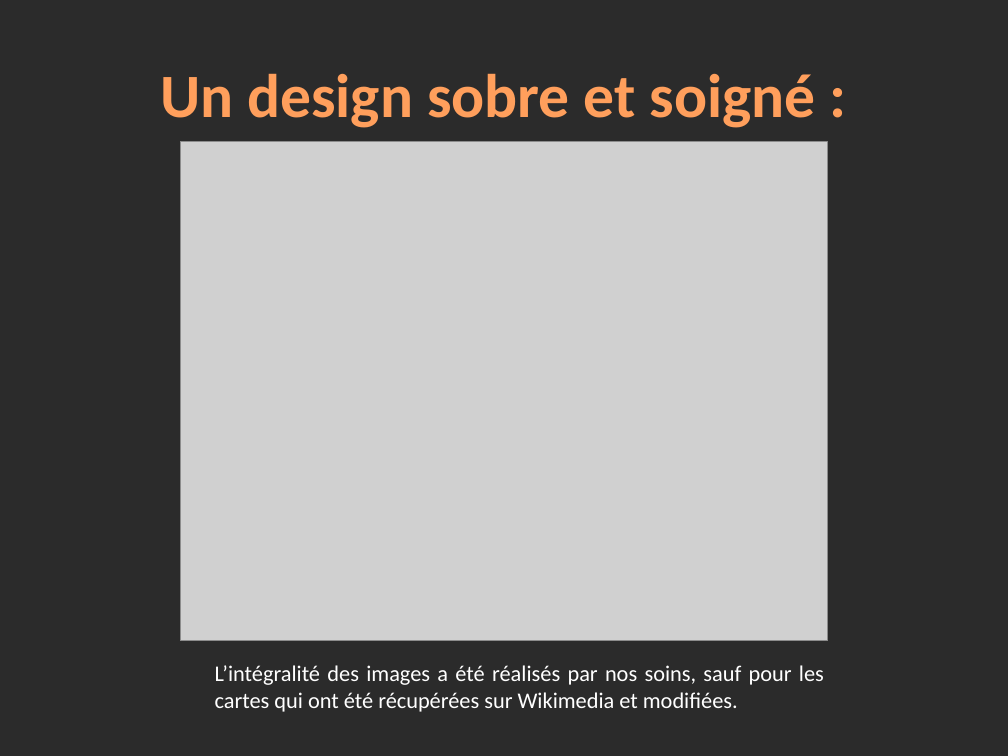
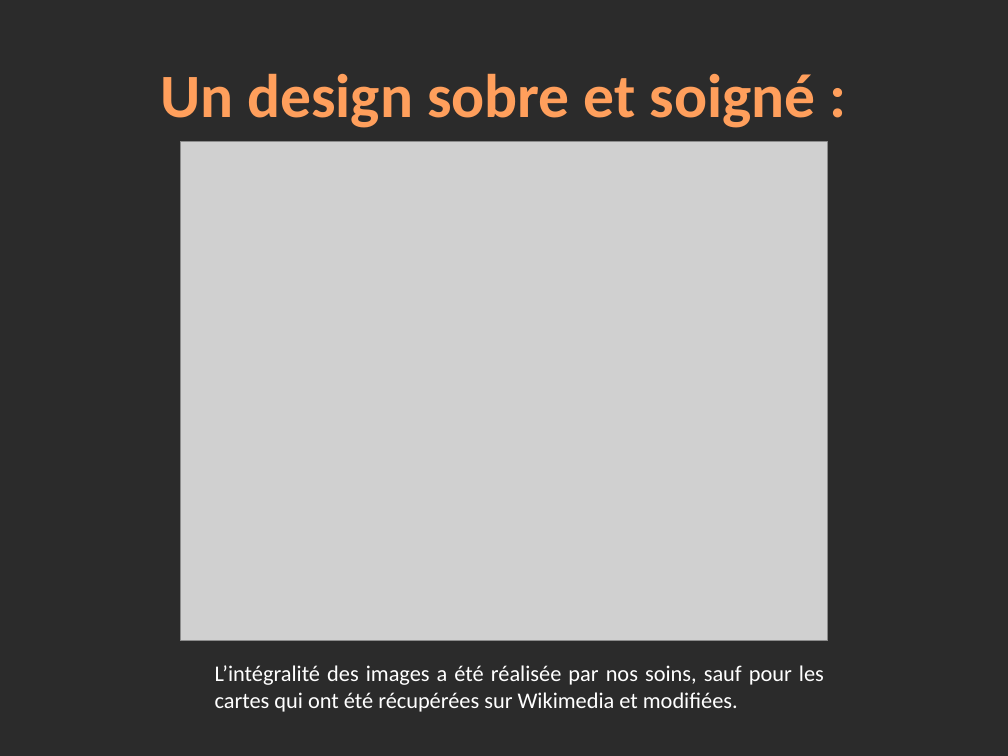
Before and after one commit to winbill/lifesevenpoker, a slide deck: slide 17 of Annexes/Presentation.pptx (slide 18 before the commit). Drawn at 1008x756 pixels with LibreOffice and Linux fonts; fonts in the diff are those of the drawing; grey boxes stand for pictures; background and template pictures are left out; a plain dark background stands for a picture behind light text. Boxes give left, top, right and bottom in pixels: in the first picture for what was removed or moved away, otherwise in the second. Text is boxed around its words. In the diff, an @@ line names an element or a change of style, - is before the commit and + after.

```diff
--- a/Annexes/Presentation.pptx
+++ b/Annexes/Presentation.pptx
@@ text at [215,665,824,712]: text changed @@
-L’intégralité des images a été réalisés par nos soins, sauf pour les cartes qui ont été récupérées sur Wikimedia et modifiées.
+L’intégralité des images a été réalisée par nos soins, sauf pour les cartes qui ont été récupérées sur Wikimedia et modifiées.
```
Also in this commit, not shown: 10 other slides changed, 3 slides added.
